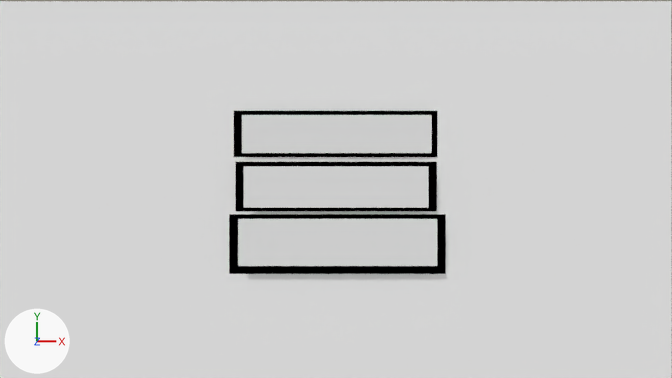
A saved change to the Blender file startmenu.blend.
Rendered twice from the file's camera 'Camera'. Every picture has the same lights, and +X, +Y and +Z are marked at lower left.
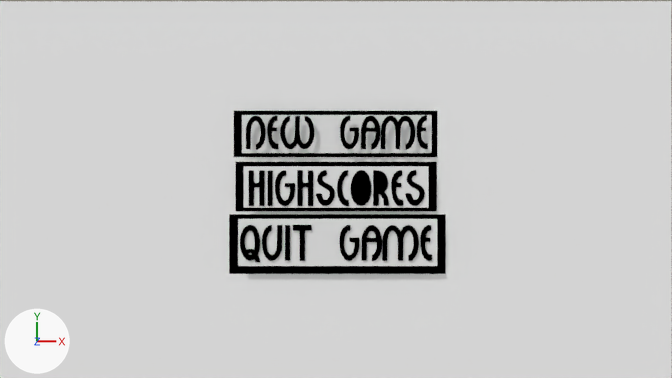
What differs and where, as boxes (x1, y1, x2, y2) in the pictures (672 x 378 px):
```json
{"object": "Text.001", "change": "now drawn", "after": [249, 170, 425, 206], "on screen": "black"}
{"object": "Text.002", "change": "now drawn", "after": [240, 225, 432, 262], "on screen": "black"}
{"object": "Text.000", "change": "now drawn", "after": [246, 115, 428, 150], "on screen": "black"}
```

Edits to the scene script, one JSON object a line:
```json
{"op": "add", "block": "mat_material_004", "code": ["mat_material_004 = diffuse_material('Material.004')", "mat_material_004.base_color = (0.0, 0.0, 0.0)  # black #000000"]}
{"op": "add", "block": "mat_material_001", "code": ["mat_material_001 = diffuse_material('Material.001')", "mat_material_001.base_color = (0.0, 0.0, 0.0)  # black #000000"]}
{"op": "add", "block": "mat_material_003", "code": ["mat_material_003 = diffuse_material('Material.003')", "mat_material_003.base_color = (0.0, 0.0, 0.0)  # black #000000"]}
{"op": "add", "block": "me_mesh_001", "code": ["me_mesh_001 = bpy.data.meshes.new('Mesh.001')", "me_mesh_001.from_pydata(...)  # 3741 vertices, 3735 faces; spans x 0.03..3.65, y -0.01..0.73, z 0.0", "me_mesh_001.materials.append(mat_material_004)  # black #000000"]}
{"op": "add", "block": "me_mesh_002", "code": ["me_mesh_002 = bpy.data.meshes.new('Mesh.002')", "me_mesh_002.from_pydata(...)  # 3331 vertices, 3321 faces; spans x 0.02..3.97, y -0.04..0.73, z 0.0", "me_mesh_002.materials.append(mat_material_001)  # black #000000"]}
{"op": "add", "block": "me_mesh", "code": ["me_mesh = bpy.data.meshes.new('Mesh')", "me_mesh.from_pydata(...)  # 3805 vertices, 3793 faces; spans x 0.02..3.97, y -0.02..0.74, z 0.0", "me_mesh.materials.append(mat_material_003)  # black #000000"]}
{"op": "set", "path": "ob_text_000", "old": "bpy.data.objects.new('Text.000', cu_text_000)", "new": "bpy.data.objects.new('Text.000', me_mesh)"}
{"op": "set", "path": "ob_text_002", "old": "bpy.data.objects.new('Text.002', cu_text_002)", "new": "bpy.data.objects.new('Text.002', me_mesh_002)"}
{"op": "set", "path": "ob_text_001", "old": "bpy.data.objects.new('Text.001', cu_text_001)", "new": "bpy.data.objects.new('Text.001', me_mesh_001)"}
```
